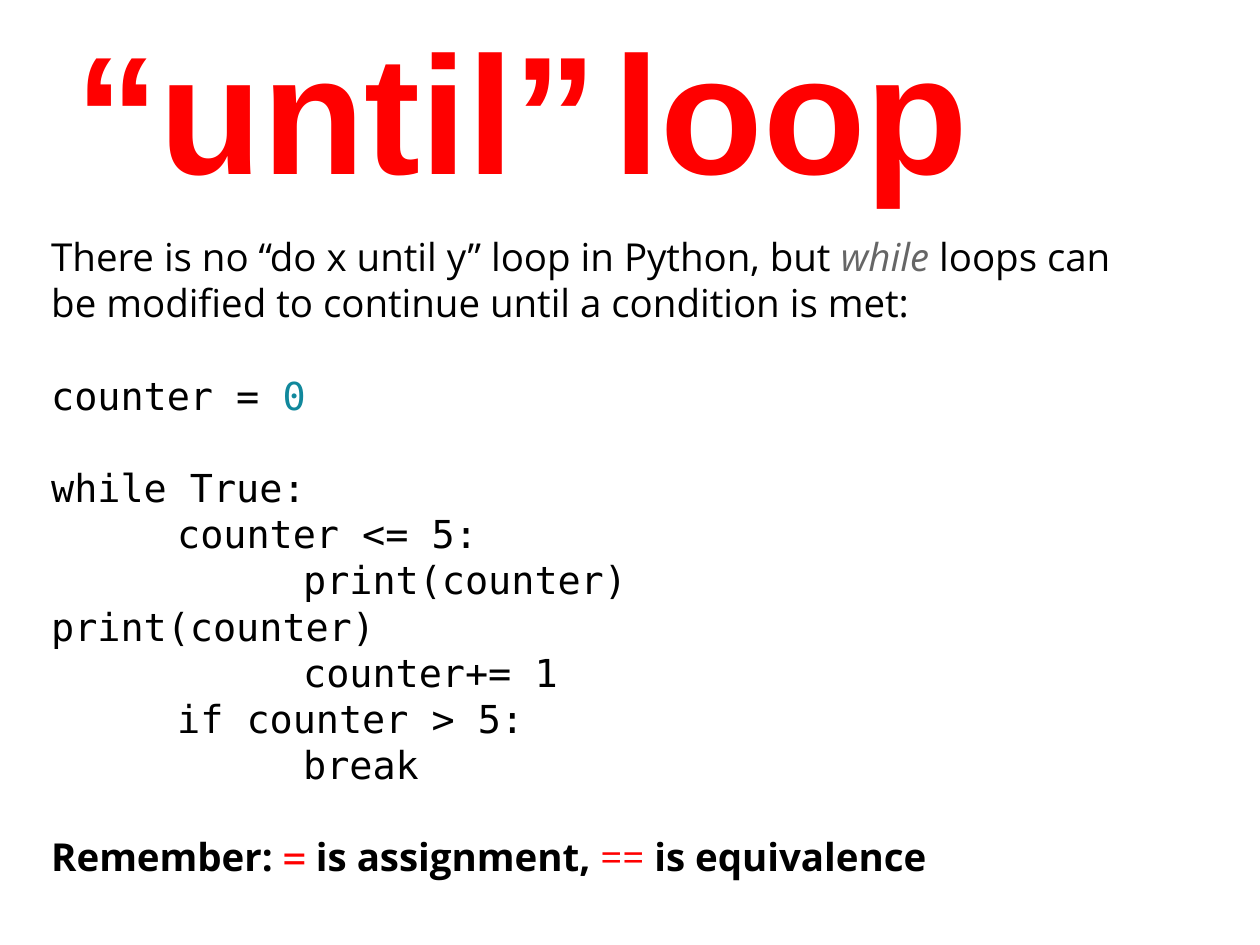
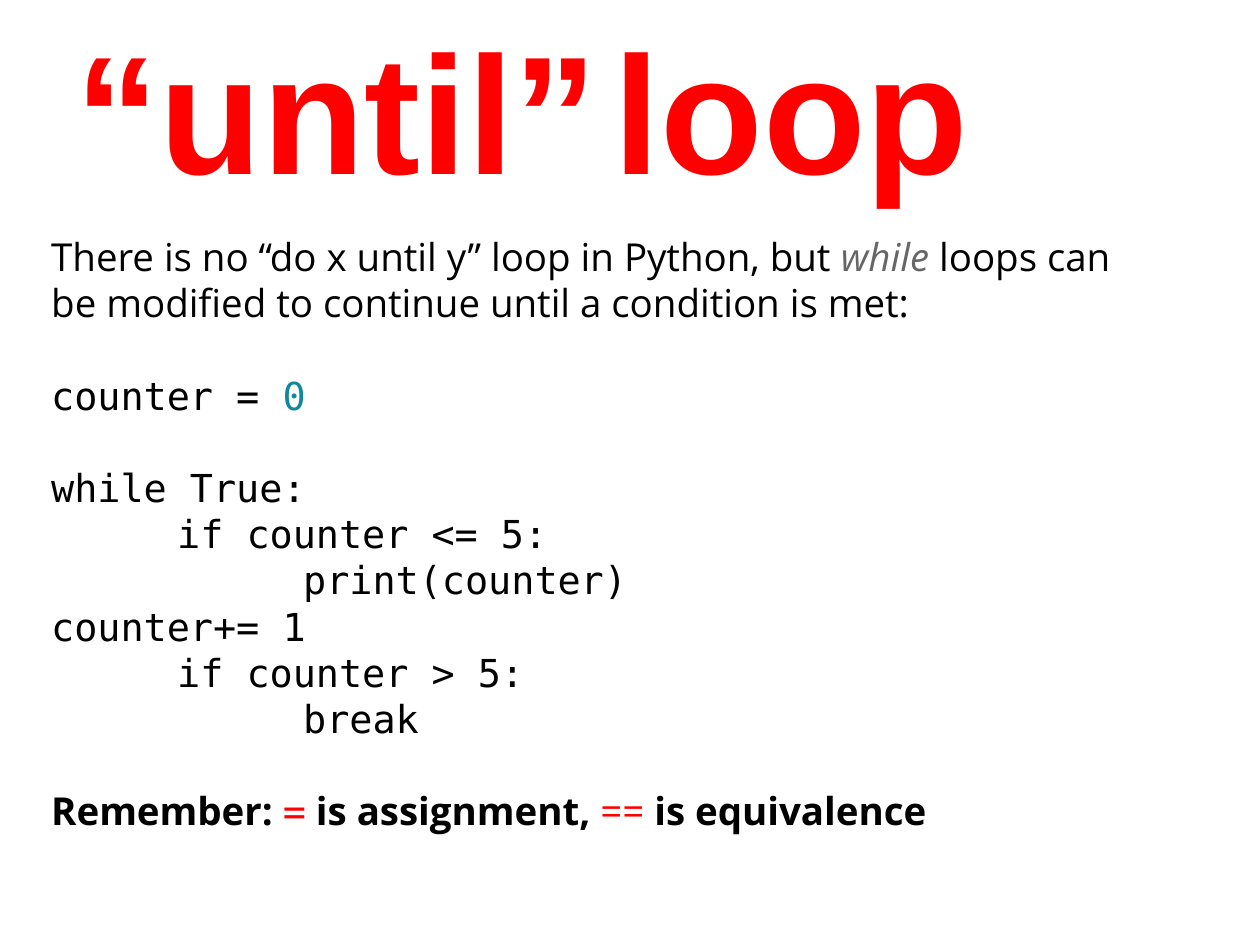
Before and after one commit to humanitiesprogramming/slides, a slide deck: slide 24 of 2017/python/Python Programming Concepts II.pptx. Drawn at 1260x945 pixels with LibreOffice and Linux fonts; fonts in the diff are those of the drawing. Boxes give left, top, right and bottom in pixels: in the first picture for what was removed or moved away, otherwise in the second. Text is boxed around its words. In the diff, an @@ line names an element or a change of style, - is before the commit and + after.

```diff
--- a/2017/python/Python Programming Concepts II.pptx
+++ b/2017/python/Python Programming Concepts II.pptx
@@ text at <box>51,518,627,642</box>: text changed @@
-counter <= 5:
-print(counter) print(counter)
-counter+= 1
+if counter <= 5:
+print(counter) counter+= 1
```
Also in this commit, not shown: 6 other slides changed, 2 other files.
